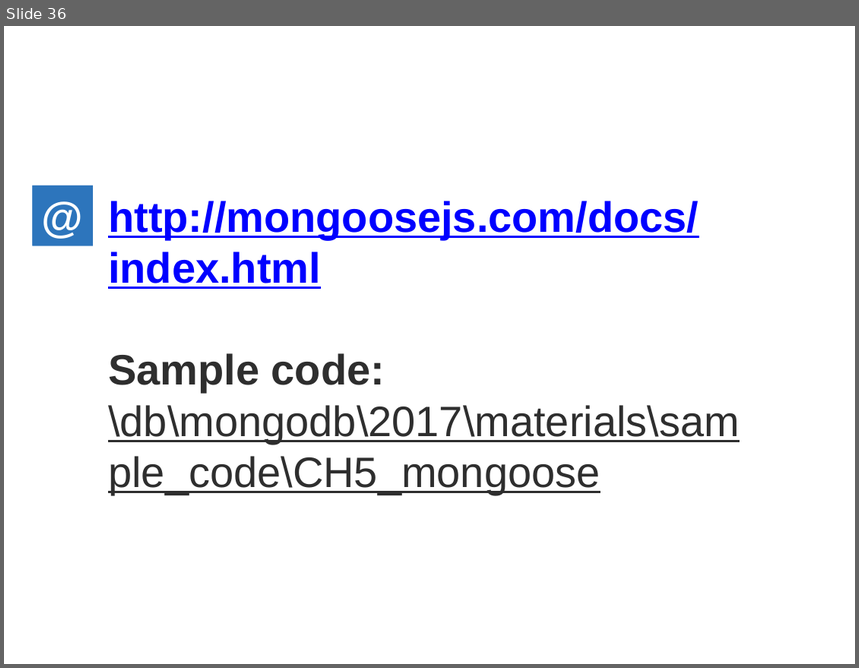
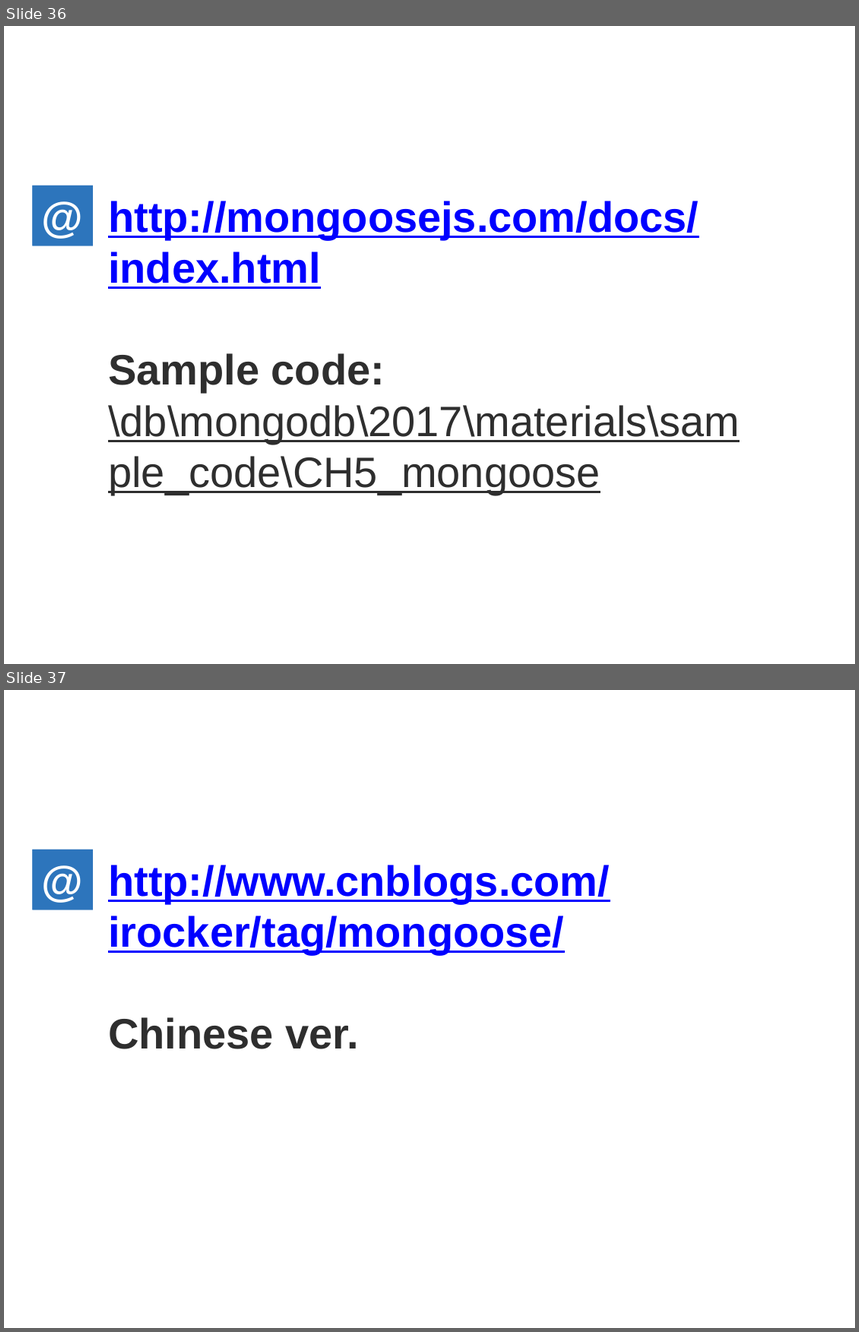
Before and after one commit to WenhaoXu/full-stack-web-course, a slide deck: db/mongodb/2017/materials/ppt/MongoDB_CH5_Using_with_nodeJS.pptx. Shown one above the other, each under a label of ours: slide 36 before the commit, slides 36 and 37 after it. The pictures are 859x668 and 859x1332 pixels, drawn with LibreOffice and Linux fonts; fonts in the diff are those of the drawing; background and template pictures are left out. Boxes give left, top, right and bottom in pixels: in the first picture for what was removed or moved away, otherwise in the second. Text is boxed around its words. In the diff, an @@ line names an element or a change of style, - is before the commit and + after.

Commit message:
[db] update CH5 ppt

```diff
--- a/db/mongodb/2017/materials/ppt/MongoDB_CH5_Using_with_nodeJS.pptx
+++ b/db/mongodb/2017/materials/ppt/MongoDB_CH5_Using_with_nodeJS.pptx
@@ slide 37 added at (4, 690, 855, 1328), background #FFFFFF; not listed: 1 template element that a slide beside it also shows @@
@@ text added at (32, 849, 92, 910), fill #2D75BC, 36 pt, text #FFFFFF, bold @@
+@
@@ text added at (108, 865, 610, 1049), 36 pt, text #0000FF, bold, underline @@
+http://www.cnblogs.com/irocker/tag/mongoose/
+Chinese ver.
```
